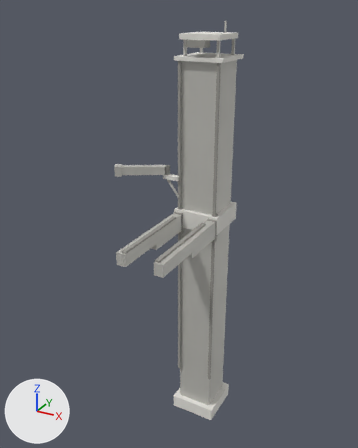
Before and after pictures for a commit that changed the glTF model public/models/tower_lod2.glb.
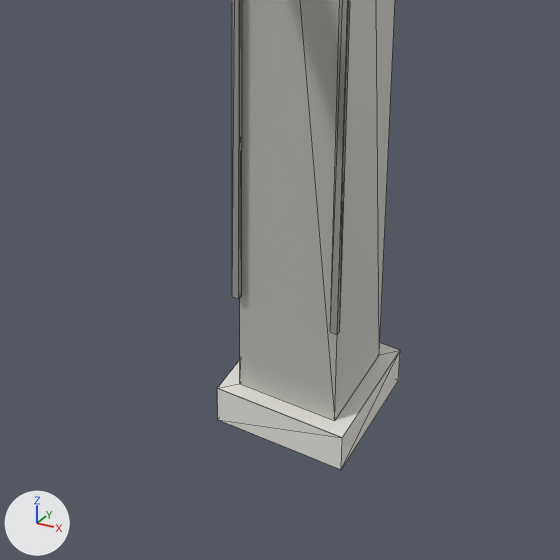
Each version is shown whole from a 50 mm lens placed at (69.1, -145.1, 150.0), pointed at (-5.3, -9.7, 82.3), then close up on the part from 30% to 77% of the width and 62% to 100% of the height. The axes (+X, +Y, +Z) are drawn at lower left. The lights are the same throughout. The first two pictures are the older version. The close-ups show mesh edges as thin lines. Where no turn or scale is listed for an object, it has been applied to the vertices. Vertices at exactly the same position are counted once.

The first close-up shows 'TOWER_Static'.
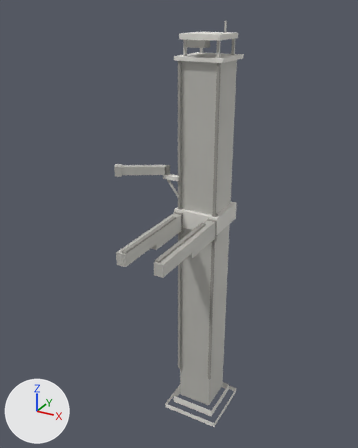
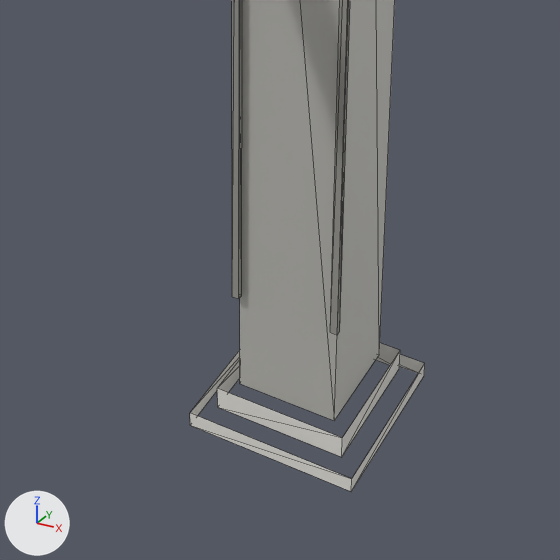
Where the newer file only moved an object's origin or applied its transform, the numbers keep the older frame.

What the commit changed:
me_tower_static is used by ob_tower_static; location (-1.8, -0.5, 73.0).
me_tower_static had 128 vertices, 164 faces and spanned x -10.2..10.2, y -9.0..9.0, z -73.0..73.0.
me_tower_static now has 132 vertices, 162 faces and spans x -10.2..12.7, y -10.5..11.5, z -73.0..73.0.
me_tower_static part 1: the loose piece of 8 vertices spanning x -5.2..-4.3, y -7.0..-6.3, z -54.0..63.0 is copied, and the copy is scaled about its middle by (24.4, 31.6, 0.0171), then moved by (6.5, 7.1, -76.5), in mat_mat_clay (white #e6e4de); it spans x -9.2..12.7, y -10.5..11.5, z -73.0..-71.0.
Part 2, on me_tower_static:
8 vertices are removed from x -6.7..10.2, y -8.0..9.0, z -73.0..-68.0.
18 faces are deleted.
4 vertices are added at (-6.8, -8.0, -71.0), (10.3, -8.0, -71.0), (10.3, 9.0, -71.0), (-6.8, 9.0, -71.0).
8 new faces join them, mat_mat_clay (white #e6e4de).

Where the change shows, as pixel boxes [x1, y1, x2, y2] in the close-ups (560 x 560 px):
'TOWER_Static', reshaped: before [217, 0, 400, 470]; after [190, 0, 425, 492]
part 1 of me_tower_static, added: after [190, 350, 425, 492]
part 2 of me_tower_static, cut back: before [217, 343, 400, 470]; after [217, 343, 400, 457]
